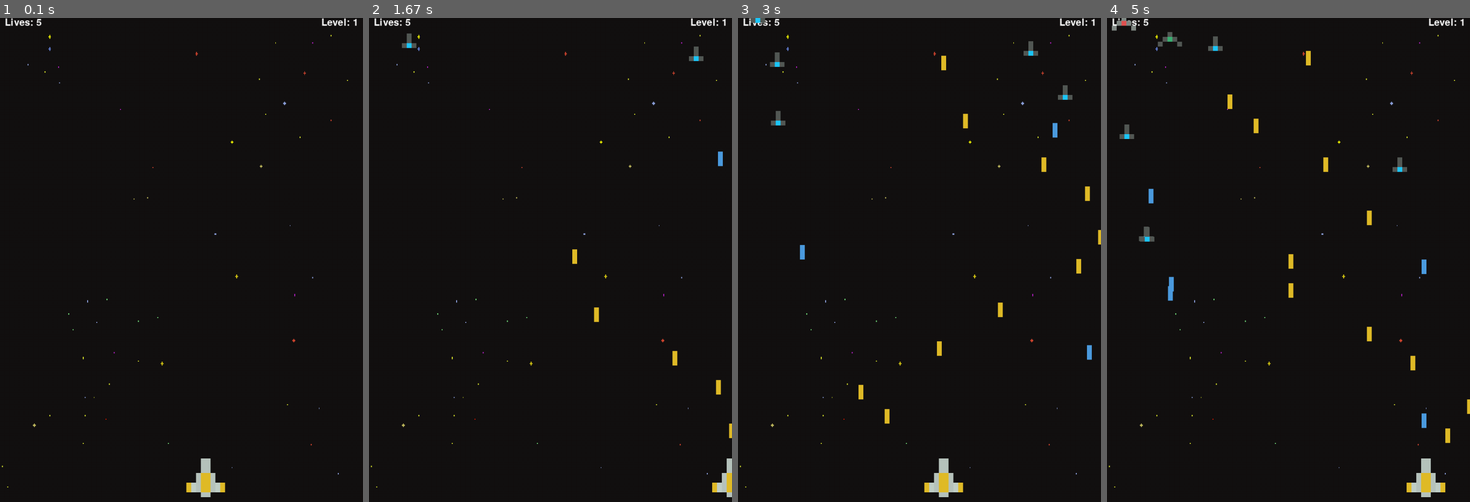
Above: before the commit, frames 1-4 (left to right).
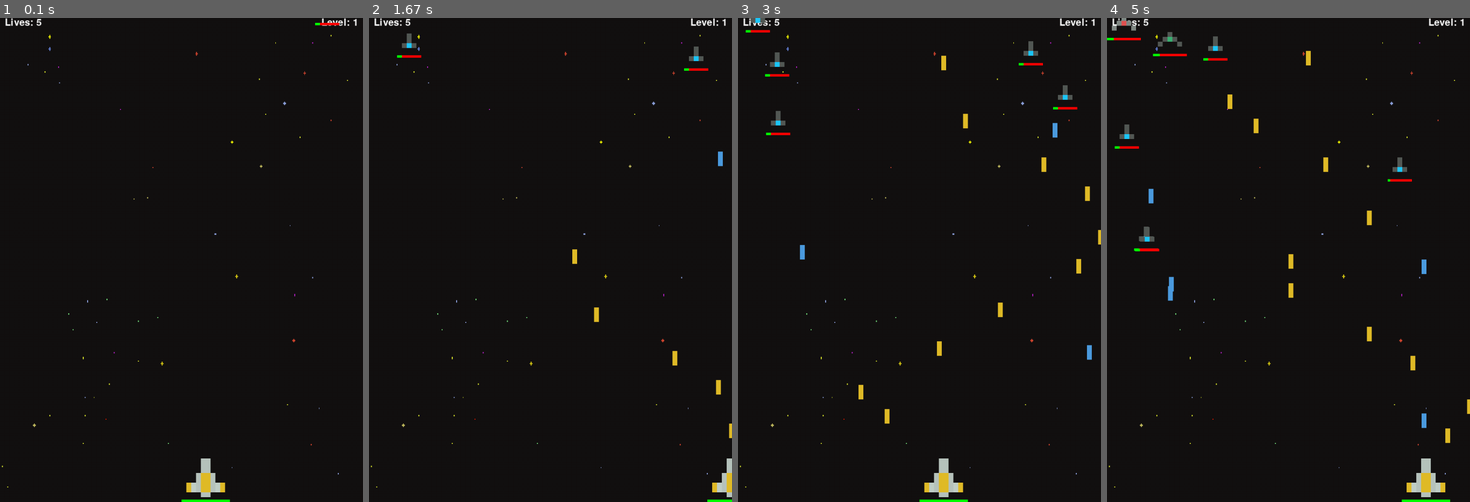
Above: after the commit, the same moments.

Repository: AmirmasoudCS/Pygame-Course
Game: pygame game, started from project_03/main.py
Same seed, same stepped clock (60 frames per second), same inputs: the game is played once before the commit and once after it.
Inputs:
- Up to frame 1 (0.1 s): no input
- Up to frame 2 (1.67 s): tap Space at 0.33, 0.73, 1.03, 1.23, 1.53 s; hold Right 0.67-1.13 s; hold Right 1.17-1.63 s
- Up to frame 3 (3 s): hold Left 1.67-2.2 s; tap Space at 1.73, 2.03, 2.3, 2.6, 2.73 s; hold Left 2.23-2.63 s; hold Right from 2.67 s (still down)
- Up to frame 4 (5 s): tap Space at 3.03, 3.4, 3.7, 3.9, 4.2, 4.4, 4.7, 4.9 s; release Right at 3.3 s; hold Left 3.33-3.8 s; hold Right 3.83-4.3 s; hold Right 4.33-4.8 s; hold Left from 4.83 s (still down)

The runs differ from the first frame. In frame 1, 0.1% of the frame differs, in the area x 49-94%, y 1-100%; in frame 2, 0.1%; in frame 3, 0.3%; in frame 4, 0.4%, in the area x 0-95%, y 4-100%.

Commit message:
Updating the draw function to draw a healthbar as well

Diff:
--- a/project_03/main.py
+++ b/project_03/main.py
@@ -199,15 +199,45 @@
 
     def draw(self, window):
 
-        # Draw the ship
+        # Draw ship
         window.blit(
             self.ship_img,
             (self.x, self.y)
         )
 
-        # Draw all lasers belonging to the ship
+        # Draw lasers
         for laser in self.lasers:
             laser.draw(window)
+
+        # Health bar
+        health_bar_width = self.ship_img.get_width()
+        health_bar_height = 5
+
+        health_percentage = self.health / 100
+
+        # Background of health bar
+        pygame.draw.rect(
+            window,
+            RED,
+            (
+                self.x,
+                self.y + self.ship_img.get_height() + 5,
+                health_bar_width,
+                health_bar_height
+            )
+        )
+
+        # Current health
+        pygame.draw.rect(
+            window,
+            (0, 255, 0),
+            (
+                self.x,
+                self.y + self.ship_img.get_height() + 5,
+                health_bar_width * health_percentage,
+                health_bar_height
+            )
+        )
 
     def shoot(self):
 
